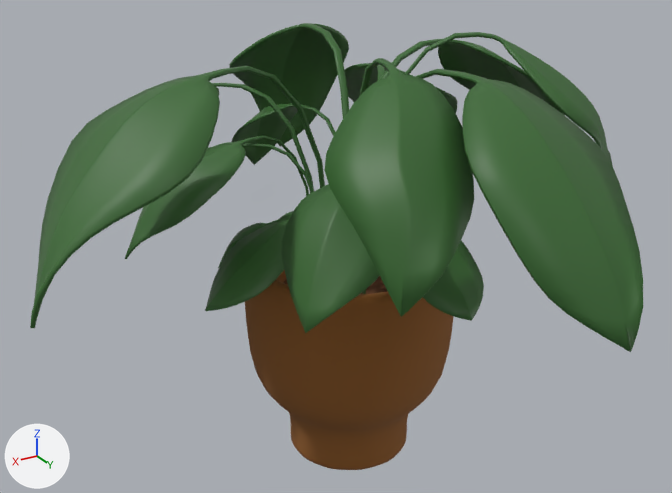
Two versions of the glTF model public/models/maceta.glb, one commit apart.
One viewpoint serves both versions: a 50 mm lens placed at (-1.232, -2.443, 7.997), pointed at (-2.18, -4.023, 7.207). The axes (+X, +Y, +Z) are drawn at lower left. The lights are the same throughout. Where no turn or scale is listed for an object, it has been applied to the vertices.

Objects in the first picture: 'Círculo.001', 'Círculo.003', 'Círculo.004', 'Círculo.005', 'Círculo.009', 'Círculo.010', 'Círculo.023', 'Círculo.025', 'Círculo.026', 'Círculo.027', 'Círculo.031', 'Círculo.032', 'Maceta'.
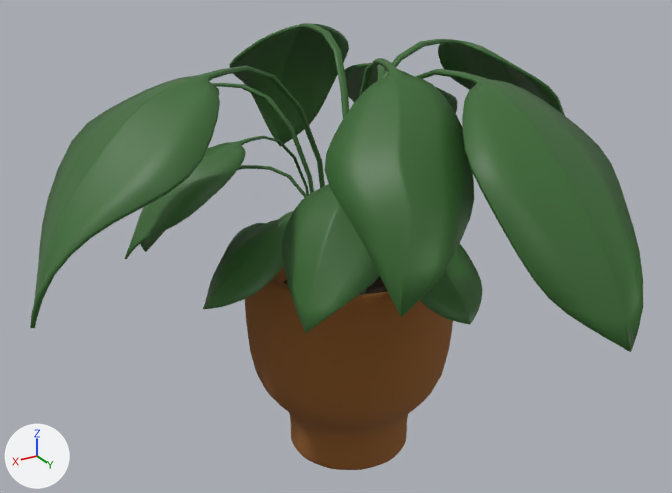
What differs and where, as boxes (x1, y1, x2, y2) in the pictures (672 x 493 px):
'Círculo.023', moved
    before: (205, 219, 289, 311)
    after: (203, 216, 291, 309)
'Círculo.004', deleted (green)
    before: (405, 32, 613, 166)
'Círculo.001', moved
    before: (423, 240, 484, 321)
    after: (420, 243, 483, 325)
'Círculo.025', deleted (green)
    before: (231, 103, 336, 165)
'Círculo.031', moved
    before: (207, 143, 314, 193)
    after: (140, 165, 307, 252)

What changed in the scene script:
```text
Change ob_círculo_001:
    ob_círculo_001.location: (-2.236, -4.031, 7.013) -> (-2.225, -4.022, 7.011)
Remove ob_círculo_004:
    ob_círculo_004 = bpy.data.objects.new('Círculo.004', me_círculo_005)
    ob_círculo_004.location = (-2.261, -4.051, 7.12)
Change ob_círculo_023:
    ob_círculo_023.location: (-2.199, -4.066, 7.013) -> (-2.199, -4.076, 7.013)
Remove ob_círculo_025:
    ob_círculo_025 = bpy.data.objects.new('Círculo.025', me_círculo_027)
    ob_círculo_025.location = (-2.294, -4.128, 7.095)
Change ob_círculo_031:
    ob_círculo_031.location: (-2.158, -4.004, 7.083) -> (-2.158, -4.004, 7.036)
```
